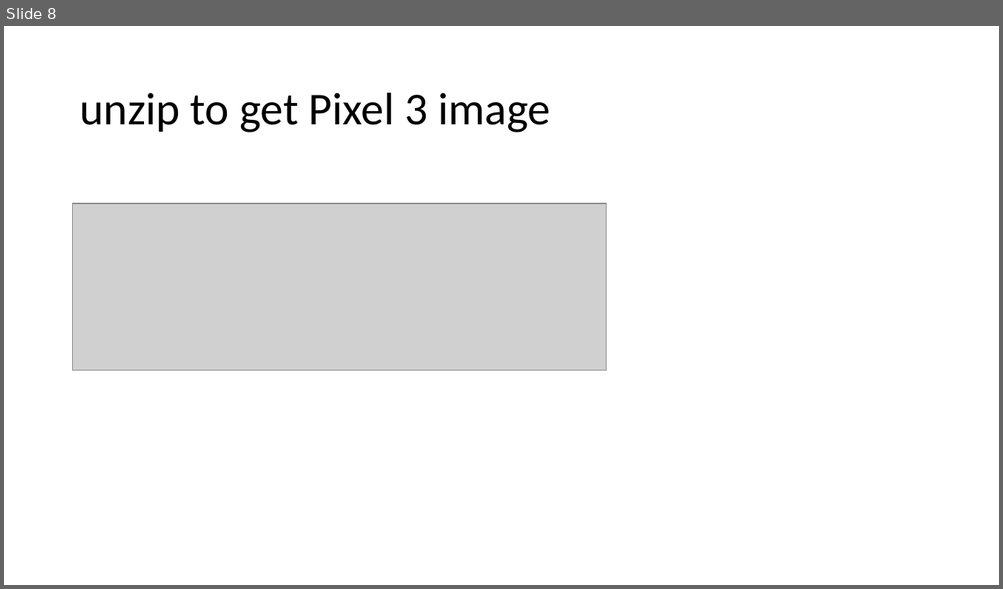
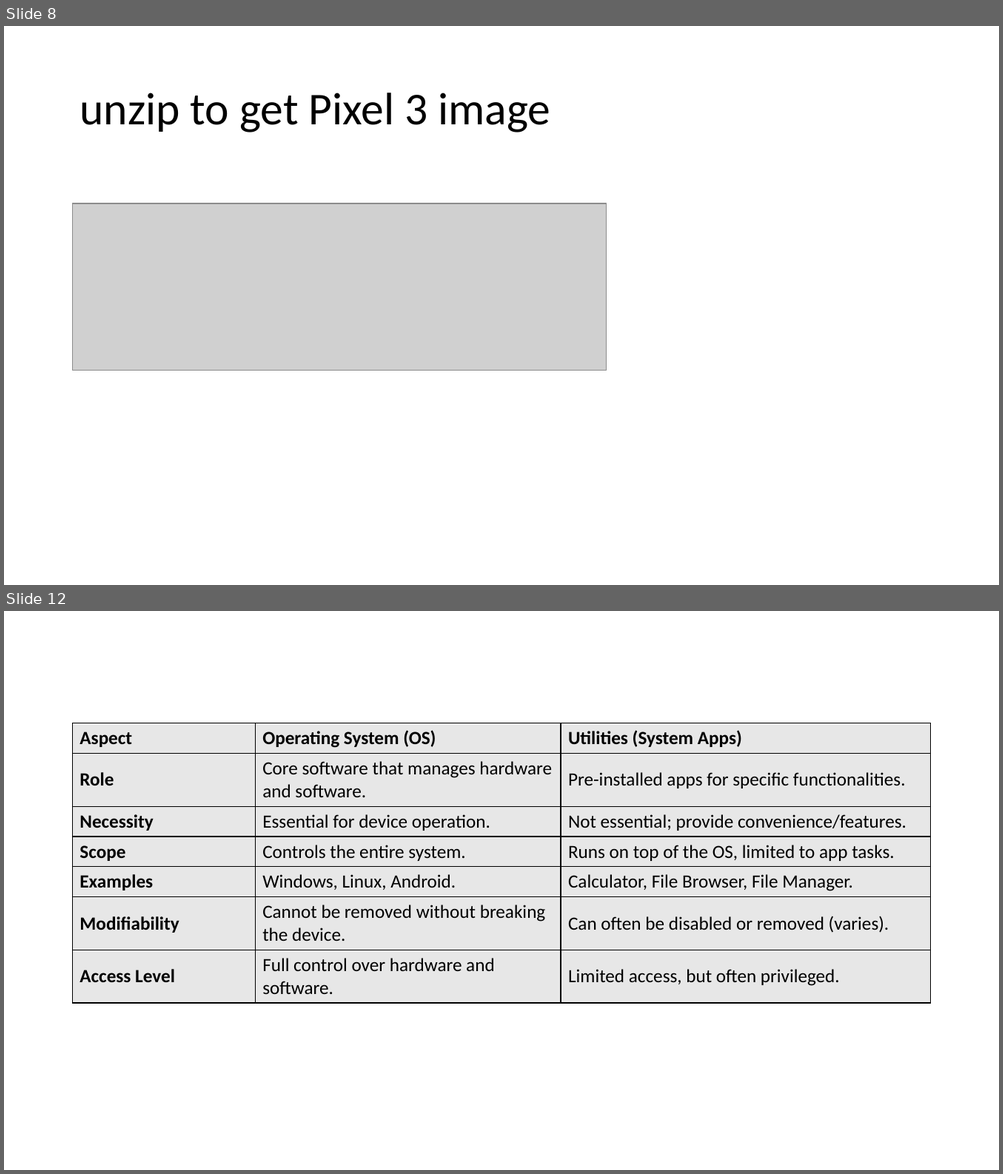
Before and after one commit to frankwxu/digital-forensics-lab, a slide deck: Android10/1_Pixel3_Image.pptx. Shown one above the other, each under a label of ours: slide 8 before the commit, slides 8 and 12 after it; the slides between them are not shown. The pictures are 1003x589 and 1003x1174 pixels, drawn with LibreOffice and Linux fonts; fonts in the diff are those of the drawing; grey boxes stand for pictures; background and template pictures are left out. Boxes give left, top, right and bottom in pixels: in the first picture for what was removed or moved away, otherwise in the second. Text is boxed around its words. In the diff, an @@ line names an element or a change of style, - is before the commit and + after.

```diff
--- a/Android10/1_Pixel3_Image.pptx
+++ b/Android10/1_Pixel3_Image.pptx
@@ slide 12 added at (4,611,999,1170), background #FFFFFF @@
@@ table added at (73,723,931,999), 7 rows, 3 columns @@
+Aspect | Operating System (OS) | Utilities (System Apps)
+Role | Core software that manages hardware and software. | Pre-installed apps for specific functionalities.
+Necessity | Essential for device operation. | Not essential; provide convenience/features.
+Scope | Controls the entire system. | Runs on top of the OS, limited to app tasks.
+Examples | Windows, Linux, Android. | Calculator, File Browser, File Manager.
+Modifiability | Cannot be removed without breaking the device. | Can often be disabled or removed (varies).
+Access Level | Full control over hardware and software. | Limited access, but often privileged.
```
Also in this commit, not shown: 1 slide changed, 10 other slides added, 1 other file.
